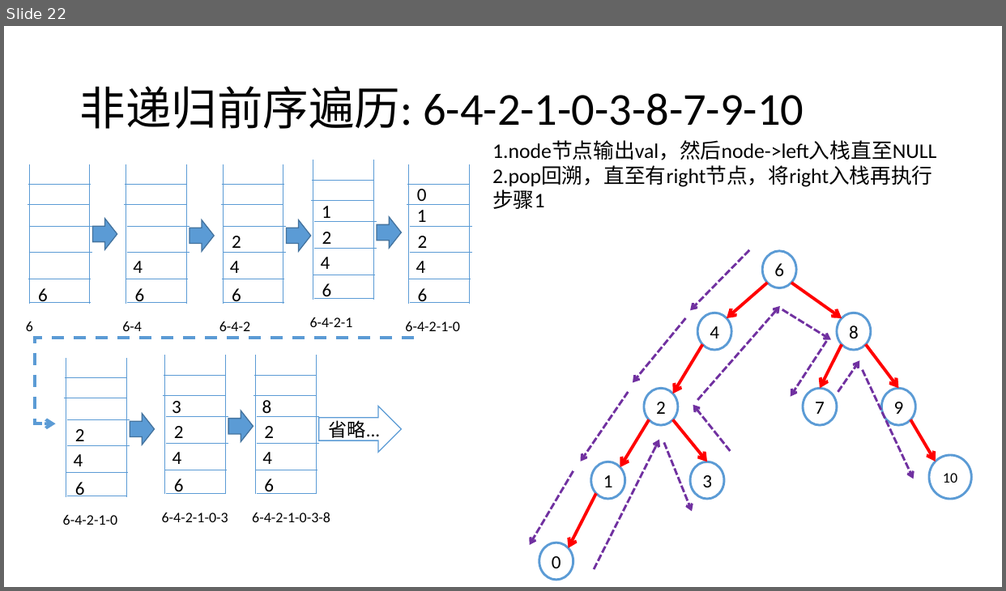
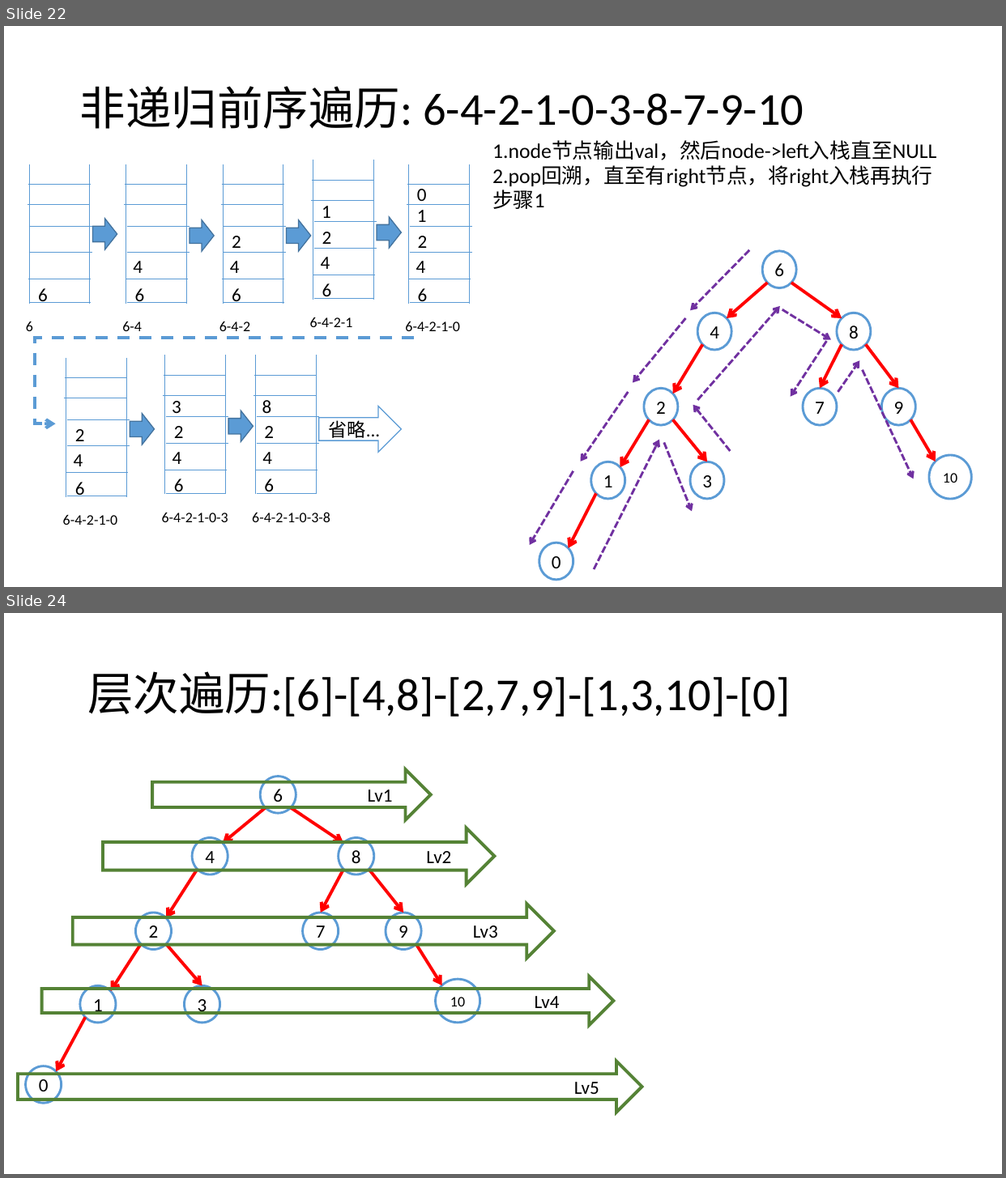
Before and after one commit to Waynefn/cpp_ds_algo, a slide deck: 课件/课件素材.pptx. Shown one above the other, each under a label of ours: slide 22 before the commit, slides 22 and 24 after it; the slides between them are not shown. The pictures are 1006x591 and 1006x1178 pixels, drawn with LibreOffice and Linux fonts; fonts in the diff are those of the drawing. Boxes give left, top, right and bottom in pixels: in the first picture for what was removed or moved away, otherwise in the second. Text is boxed around its words. In the diff, an @@ line names an element or a change of style, - is before the commit and + after.

```diff
--- a/课件/课件素材.pptx
+++ b/课件/课件素材.pptx
@@ slide 24 added at box(4, 613, 1002, 1174), background #FFFFFF @@
@@ title added at box(87, 671, 791, 717), 44 pt, text #000000 @@
+层次遍历:[6]-[4,8]-[2,7,9]-[1,3,10]-[0]
@@ right arrow added at box(152, 769, 431, 820), outline #548235 3 pt, 18 pt, text #000000 @@
+Lv1
@@ right arrow added at box(103, 828, 494, 884), outline #548235 3 pt, 18 pt, text #000000 @@
+Lv2
@@ group added at box(26, 776, 480, 1103): 10 ellipses, 9 arrows @@
+6
+4
+8
+2
+3
+7
+9
+1
+10
+0
@@ right arrow added at box(73, 905, 554, 959), outline #548235 3 pt, 18 pt, text #000000 @@
+Lv3
@@ right arrow added at box(41, 977, 613, 1025), outline #548235 3 pt, 18 pt, text #000000 @@
+Lv4
@@ right arrow added at box(18, 1062, 641, 1112), outline #548235 3 pt, 18 pt, text #000000 @@
+Lv5
```
Also in this commit, not shown: 3 other slides added, 9 other files.
